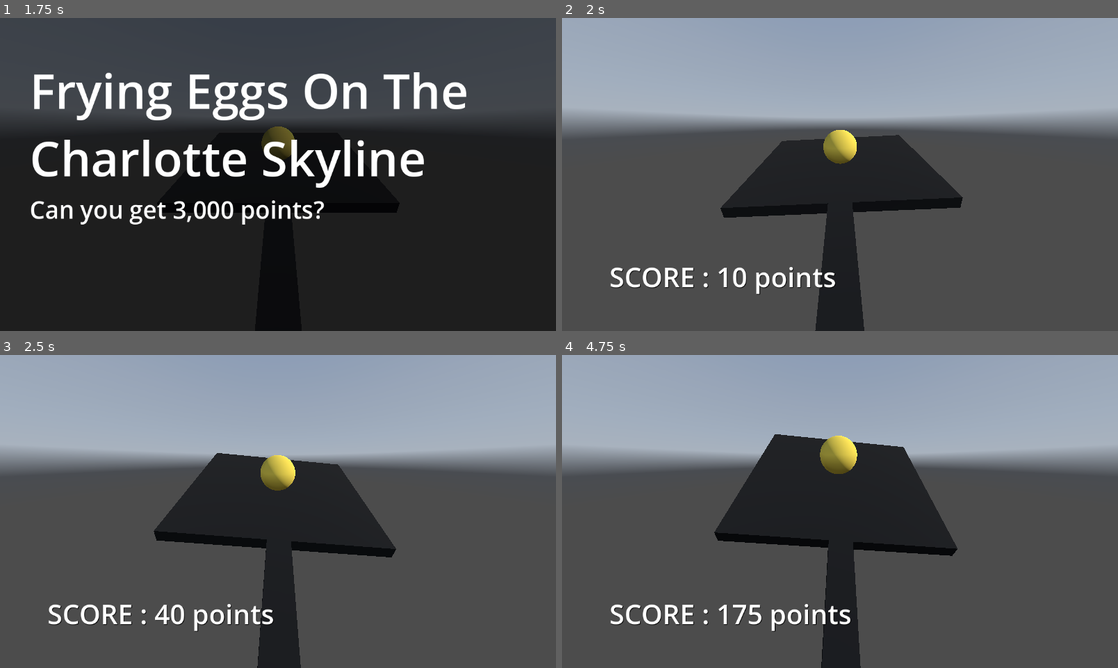
Above: before the commit, frames 1-4 (two rows, left to right).
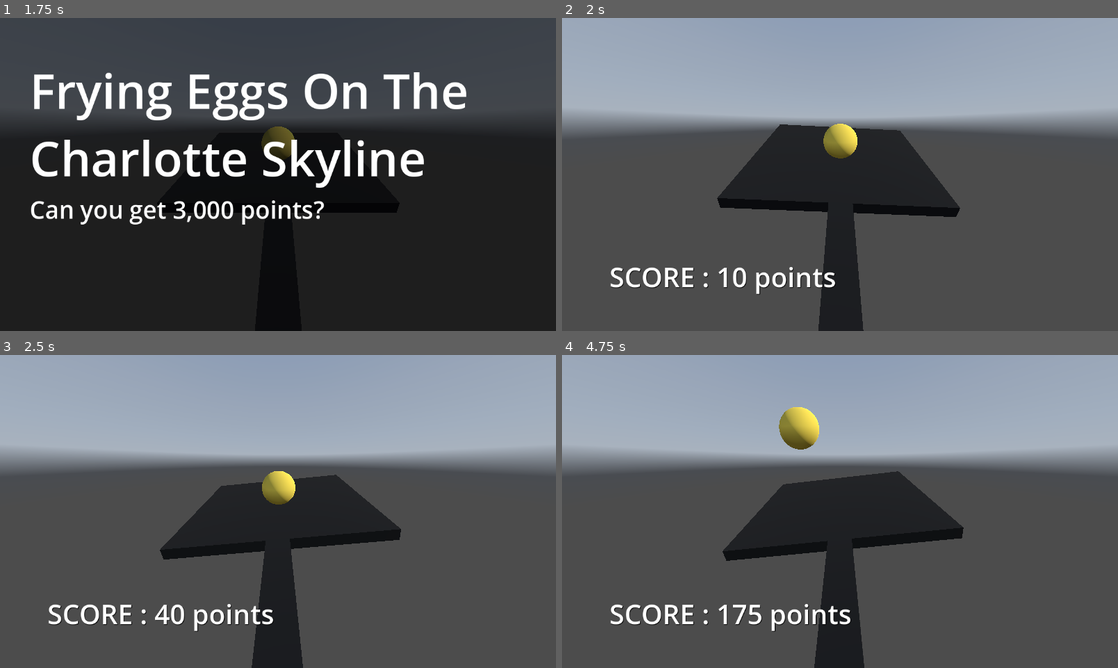
Above: after the commit, the same moments.

Repository: dallen72/Frying-Eggs-On-the-Charlotte-Skyline
Game: Godot game, scene res://node_3d.tscn
The game is run twice, just before and just after one commit, with the same random seed, the same clock (stepped at 60 frames per second) and the same inputs. A sky picture missing from this copy of the repository is replaced by a grey-blue gradient.
Inputs:
- Up to frame 1 (1.75 s): tap Space at 0.5 s; tap Enter (ui_accept) at 0.6, 0.77, 1.07, 1.35, 1.52 s
- Up to frame 2 (2 s): tap Enter (ui_accept) at 1.82 s
- Up to frame 3 (2.5 s): tap Enter (ui_accept) at 2.1 s
- Up to frame 4 (4.75 s): tap Enter (ui_accept) at 2.85, 3.02, 3.32, 3.6, 3.77, 4.07, 4.35, 4.52 s

Frame 1 is identical in both runs. In frame 2, 2.6% of the frame differs, in the area x 27-73%, y 33-100%; in frame 3, 4.8%; in frame 4, 7.2%, in the area x 27-73%, y 16-100%.

Commit message:
fixed the bug with too small of shift

Diff:
--- a/node_3d.gd
+++ b/node_3d.gd
@@ -114,15 +114,42 @@
 	_previous_rotation_x = $rig/pan.rotation.x
 	_previous_rotation_z = $rig/pan.rotation.z
 	while true:
-		_angle_z   = -1 * $rig/pan.rotation.z + random_num_generator.randf_range(-0.1, 0.1)
+		_angle_z = $rig/pan.rotation.z
+		if (abs(_angle_z) > 0.1):
+			_angle_z *= -1
+		var rand_num = random_num_generator.randf_range(-0.1, 0.1)
+		print("debug, rand_num z = " + str(rand_num))
+		_angle_z +=  rand_num
 		print("debug, angle_z : " + str(_angle_z))
+
+		if (abs(_angle_z - $rig/pan.rotation.z) < 0.1):
+			_angle_z *= -1
 		if (abs(_angle_z) > 0.05):
 			break
 	while true:
-		_angle_x = -1 * $rig/pan.rotation.x + random_num_generator.randf_range(-0.1, 0.1)
+		_angle_x = $rig/pan.rotation.x
+		if (abs(_angle_x) > 0.1):
+			_angle_x *= -1
+		var rand_num = random_num_generator.randf_range(-0.1, 0.1)
+		print("debug, rand_num x = " + str(rand_num))
+		_angle_x +=  rand_num
 		print("debug, angle_x: " + str(_angle_x))
+
+		if (abs(_angle_x - $rig/pan.rotation.x) < 0.1):
+			_angle_x *= -1
 		if (abs(_angle_x) > 0.05):
 			break
+	if (abs(_angle_x) > MAX_ANGLE):
+		if (_angle_x >= 0):
+			_angle_x = MAX_ANGLE
+		else:
+			_angle_x = -1*MAX_ANGLE
+	if (abs(_angle_z) > MAX_ANGLE):
+		if (_angle_z >= 0):
+			_angle_z = MAX_ANGLE
+		else:
+			_angle_z = -1*MAX_ANGLE
+
 	print("debug, angle_x: " + str(_angle_x))
 	print("debug, angle_z: " + str(_angle_z))
 	_elapsed = 0.01
@@ -136,18 +163,14 @@
 	_elapsed += 0.1
 	var x_is_reached = false
 	var z_is_reached = false
-	if (_previous_rotation_x <= angle_x and $rig/pan.rotation.x >= angle_x):
+	if (_previous_rotation_x <= angle_x and $rig/pan.rotation.x >= angle_x): #previous rotation is negative
 		x_is_reached = true
-	elif (_previous_rotation_x >= angle_x and $rig/pan.rotation.x <= angle_x):
+	elif (_previous_rotation_x >= angle_x and $rig/pan.rotation.x <= angle_x):#previous rotation is positive
 		x_is_reached = true
-	if (_previous_rotation_z <= angle_z and $rig/pan.rotation.z >= angle_z):
+	if (_previous_rotation_z <= angle_z and $rig/pan.rotation.z >= angle_z):#previous rotation is negative
 		z_is_reached = true
-	elif (_previous_rotation_z >= angle_z and $rig/pan.rotation.z <= angle_z):
+	elif (_previous_rotation_z >= angle_z and $rig/pan.rotation.z <= angle_z):#previous rotation is positive
 		z_is_reached = true
-	elif (
-		abs($rig/pan.rotation.z) > MAX_ANGLE
-		or abs($rig/pan.rotation.x) > MAX_ANGLE):
-		_pan_is_being_flipped = false
 
 	if (x_is_reached and z_is_reached):
 		_pan_is_being_flipped = false
